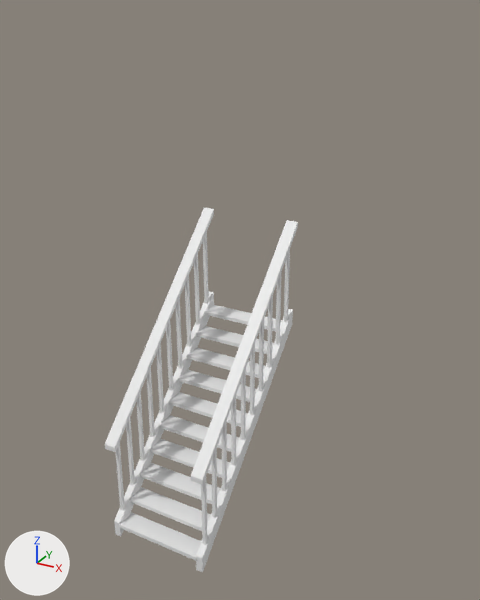
An edit to the FBX model CrueltySquad2/Assets/ART/Models/Luuk/industrial stairs.fbx, drawn before and after from the same camera.
The view is the same before and after, from a 50 mm camera at (3.32, -6.25, 3.23) aimed at (-0.02, -0.18, 0.19). The axes (+X, +Y, +Z) are drawn at lower left. The lights are the same throughout. Where no turn or scale is listed for an object, it has been applied to the vertices.

Objects in the first picture: 'industrial stairs'.
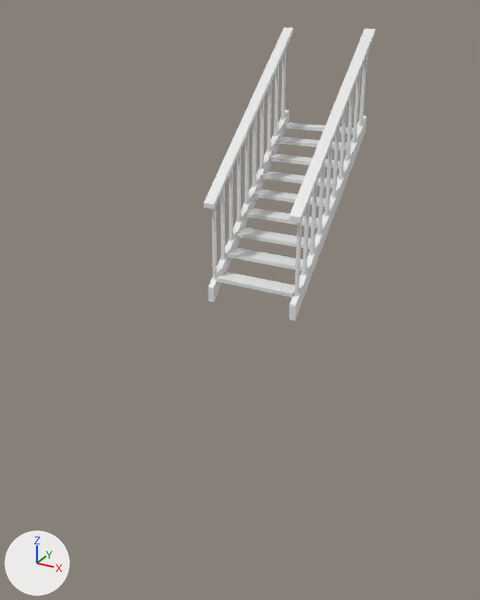
Commit message: STAIRS :)

Changed parts and their boxes (x1, y1, x2, y2) in the pictures (480 x 600 px; the box of a moved part takes in the faces that stretch with it):
'industrial stairs', reshaped (11% narrower, 20% shorter): before (105, 207, 298, 572); after (204, 28, 375, 321)
part 1 of me_cube_015, moved or reshaped: before (204, 305, 282, 332); after (282, 123, 353, 134)
part 2 of me_cube_015, moved or reshaped: before (196, 326, 274, 354); after (275, 137, 347, 150)
part 3 of me_cube_015, moved or reshaped: before (284, 250, 290, 322); after (359, 53, 368, 126)
part 4 of me_cube_015, moved or reshaped: before (276, 271, 282, 345); after (352, 71, 361, 143)
part 5 of me_cube_015, moved or reshaped: before (267, 296, 273, 368); after (346, 89, 354, 161)
part 6 of me_cube_015, moved or reshaped: before (259, 320, 264, 392); after (339, 106, 347, 179)
part 7 of me_cube_015, moved or reshaped: before (250, 344, 255, 416); after (332, 124, 340, 198)
part 8 of me_cube_015, moved or reshaped: before (203, 232, 209, 304); after (325, 142, 333, 217)
part 9 of me_cube_015, moved or reshaped: before (194, 254, 200, 325); after (317, 162, 325, 236)
part 10 of me_cube_015, moved or reshaped: before (185, 276, 191, 347); after (310, 180, 318, 256)
part 11 of me_cube_015, moved or reshaped: before (241, 369, 246, 440); after (302, 200, 310, 276)
part 12 of me_cube_015, moved or reshaped: before (176, 298, 183, 368); after (294, 221, 302, 296)
part 13 of me_cube_015, moved or reshaped: before (166, 322, 173, 391); after (281, 50, 286, 120)
part 14 of me_cube_015, moved or reshaped: before (156, 344, 164, 414); after (274, 66, 279, 136)
part 15 of me_cube_015, moved or reshaped: before (147, 368, 155, 437); after (267, 81, 272, 153)
part 16 of me_cube_015, moved or reshaped: before (136, 392, 145, 461); after (260, 99, 264, 170)
part 17 of me_cube_015, moved or reshaped: before (126, 418, 135, 486); after (252, 115, 257, 187)
part 18 of me_cube_015, moved or reshaped: before (231, 396, 236, 466); after (245, 133, 249, 205)
part 19 of me_cube_015, moved or reshaped: before (116, 443, 125, 511); after (237, 150, 241, 223)
part 20 of me_cube_015, moved or reshaped: before (222, 423, 227, 491); after (229, 168, 233, 241)
part 21 of me_cube_015, moved or reshaped: before (191, 220, 298, 485); after (289, 29, 375, 223)
part 22 of me_cube_015, moved or reshaped: before (196, 309, 293, 572); after (289, 116, 367, 321)
part 23 of me_cube_015, moved or reshaped: before (114, 291, 214, 536); after (208, 110, 289, 302)
part 24 of me_cube_015, deleted: before (119, 348, 265, 561)

What changed in the scene script:
```text
Change me_cube_015:
    remove me_cube_015.from_pydata(...)  # 272 vertices, 144 faces; spans x -0.58..0.58, y -2.01..0.01, z -1.99..1.15
    add me_cube_015.from_pydata(...)  # 264 vertices, 140 faces; spans x -0.59..0.61, y 0.0..2.0, z 0.0..3.0
    me_cube_015 part 1: the loose piece of 8 vertices spanning x -0.49..0.49, y -0.2..0.01, z -0.08..-0.04 is scaled about its middle by (1.03, 0.814, 0.995), then moved by (0.02, 1.98, 1.88)
    me_cube_015 part 2: the loose piece of 8 vertices spanning x -0.49..0.49, y -0.4..-0.19, z -0.28..-0.24 is scaled about its middle by (1.03, 0.999, 0.995), then moved by (0.02, 2.02, 1.91)
    me_cube_015 part 3: the loose piece of 8 vertices spanning x 0.5..0.54, y -0.12..-0.07, z -0.1..1.06 is moved by (0.03, 1.99, 1.83)
    me_cube_015 part 4: the loose piece of 8 vertices spanning x 0.5..0.54, y -0.32..-0.27, z -0.3..0.86 is moved by (0.03, 1.99, 1.85)
    me_cube_015 part 5: the loose piece of 8 vertices spanning x 0.5..0.54, y -0.52..-0.47, z -0.49..0.67 is moved by (0.03, 1.99, 1.87)
    me_cube_015 part 6: the loose piece of 8 vertices spanning x 0.5..0.54, y -0.71..-0.67, z -0.69..0.47 is moved by (0.03, 1.99, 1.89)
    me_cube_015 part 7: the loose piece of 8 vertices spanning x 0.5..0.54, y -0.91..-0.87, z -0.88..0.27 is moved by (0.03, 1.99, 1.9)
    me_cube_015 part 8: the loose piece of 8 vertices spanning x -0.54..-0.5, y -0.12..-0.07, z -0.1..1.06 is scaled about its middle by (-1.03, 0.873, 1.02), then moved by (1.07, 1.0, 0.93)
    me_cube_015 part 9: the loose piece of 8 vertices spanning x -0.54..-0.5, y -0.32..-0.27, z -0.3..0.86 is scaled about its middle by (-1.03, 0.897, 1.03), then moved by (1.07, 1.0, 0.94)
    me_cube_015 part 10: the loose piece of 8 vertices spanning x -0.54..-0.5, y -0.52..-0.47, z -0.49..0.67 is scaled about its middle by (-1.03, 0.923, 1.03), then moved by (1.07, 1.0, 0.97)
    me_cube_015 part 11: the loose piece of 8 vertices spanning x 0.5..0.54, y -1.11..-1.07, z -1.08..0.07 is scaled about its middle by (1.03, 1.01, 1.04), then moved by (0.03, 1.4, 1.39)
    me_cube_015 part 12: the loose piece of 8 vertices spanning x -0.54..-0.5, y -0.71..-0.67, z -0.69..0.47 is scaled about its middle by (-1.03, 0.943, 1.05), then moved by (1.07, 0.8, 0.81)
    me_cube_015 part 13: the loose piece of 8 vertices spanning x -0.54..-0.5, y -0.91..-0.87, z -0.88..0.27 is moved by (0.0, 2.79, 2.62)
    me_cube_015 part 14: the loose piece of 8 vertices spanning x -0.54..-0.5, y -1.11..-1.07, z -1.08..0.07 is moved by (0.0, 2.79, 2.64)
    me_cube_015 part 15: the loose piece of 8 vertices spanning x -0.54..-0.5, y -1.31..-1.27, z -1.27..-0.13 is moved by (0.0, 2.79, 2.66)
    me_cube_015 part 16: the loose piece of 8 vertices spanning x -0.54..-0.5, y -1.51..-1.47, z -1.47..-0.33 is moved by (0.0, 2.79, 2.68)
    me_cube_015 part 17: the loose piece of 8 vertices spanning x -0.54..-0.5, y -1.71..-1.66, z -1.66..-0.53 is scaled about its middle by (1.03, 0.917, 1.02), then moved by (0.0, 2.79, 2.69)
    me_cube_015 part 18: the loose piece of 8 vertices spanning x 0.5..0.54, y -1.31..-1.27, z -1.27..-0.13 is scaled about its middle by (-1.03, 0.99, 1.03), then moved by (-1.04, 2.19, 2.12)
    me_cube_015 part 19: the loose piece of 8 vertices spanning x -0.54..-0.5, y -1.91..-1.86, z -1.86..-0.72 is scaled about its middle by (1.03, 0.924, 1.05), then moved by (0.0, 2.59, 2.52)
    me_cube_015 part 20: the loose piece of 8 vertices spanning x 0.5..0.54, y -1.51..-1.47, z -1.47..-0.33 is scaled about its middle by (-1.03, 1, 1.05), then moved by (-1.04, 1.99, 1.96)
    me_cube_015 part 21: the loose piece of 8 vertices spanning x 0.45..0.58, y -2.0..0.0, z -0.88..1.15 is scaled about its middle by (1.03, 1, 0.909), then moved by (0.03, 2.0, 1.94)
    me_cube_015 part 22: the loose piece of 8 vertices spanning x 0.48..0.55, y -2.0..0.01, z -1.99..0.13 is scaled about its middle by (1.03, 0.997, 0.939), then moved by (0.03, 2.0, 1.93)
    me_cube_015 part 23: the loose piece of 8 vertices spanning x -0.55..-0.48, y -2.0..0.01, z -1.99..0.13 is scaled about its middle by (1.03, 0.997, 0.939), then moved by (0.0, 2.0, 1.93)
    me_cube_015 part 24: 10 loose pieces with 80 vertices, spanning x -0.49..0.54, y -2.01..-0.39, z -1.86..-0.43, are deleted
    me_cube_015 part 25: 7 vertices removed from x -0.58..-0.45, y -2.0..0.0, z -0.88..1.15; 79 vertices added at x -0.59..0.52, y 0.0..2.0, z 0.1..3.0
```
